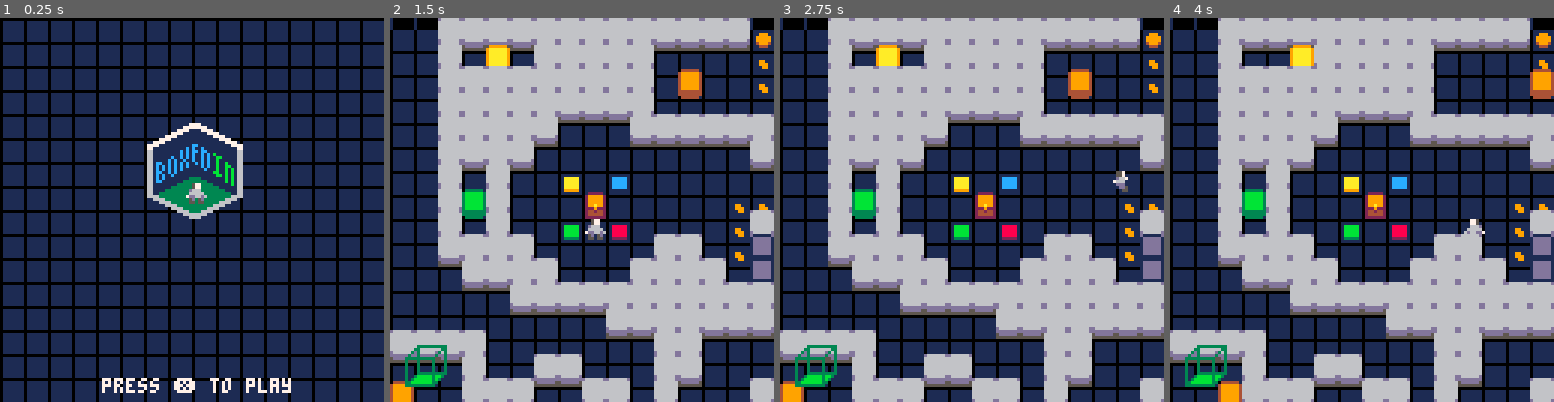
Above: before the commit, frames 1-4 (left to right).
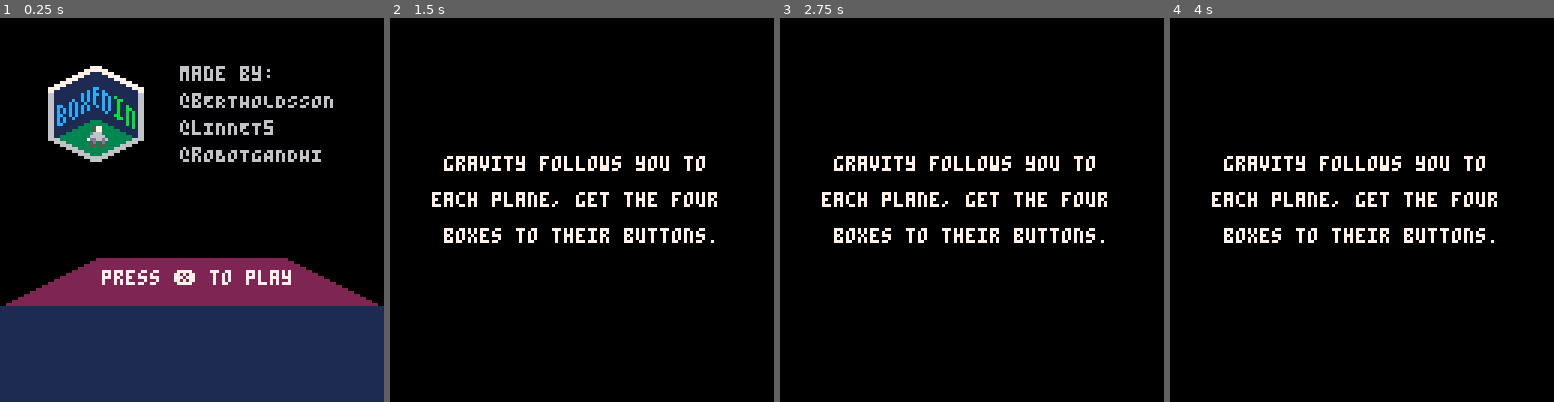
Above: after the commit, the same moments.

Repository: EmilBert/gmtkjam2025
Game: PICO-8 cartridge game.p8
Same seed, same stepped clock (60 frames per second), same inputs: the game is played once before the commit and once after it.
Inputs:
- Up to frame 1 (0.25 s): no input
- Up to frame 2 (1.5 s): tap X (X key) at 0.33, 1.07 s; tap O (Z key) at 0.7 s
- Up to frame 3 (2.75 s): hold Right 1.6-2.1 s; tap O (Z key) at 1.7, 2.1, 2.5 s; tap X (X key) at 1.85 s; hold Up 2.15-2.42 s; hold Right from 2.47 s (still down)
- Up to frame 4 (4 s): tap O (Z key) at 2.9, 3.3, 3.7 s; tap X (X key) at 2.97 s; release Right at 3.03 s; hold Left 3.08-3.58 s; hold Down 3.63-3.97 s

The runs differ from the first frame. In frame 1, 67% of the frame differs, in the area x 0-100%, y 0-100%; in frame 2, 88%; in frame 3, 88%; in frame 4, 88%.

Commit message:
Increase transition length and enhance start screen visuals
- Updated transition length from 30 to 120 frames for a smoother fade effect.
- Modified the fade drawing function to display a message instead of a simple fade.
- Removed logo animation and replaced it with a static logo display.
- Added names of contributors to the right of the logo.
- Improved the play prompt with a dark blue banner for better visibility.

Diff:
--- a/game.p8
+++ b/game.p8
@@ -20,12 +20,12 @@
 0000000066666666499999941dddddd1000000000000000065550000000000000000000000000000033333333330000003333333333000000333333333300000
 00000000d666666d4999999411111111000000000000000000000000000000000000000000000000000000000000000000000000000000000000000000000000
 00000000dddddddd4444444411111111000000000000000000000000000000000000000000000000000000000000000000000000000000000000000000000000
-000000005dddddd54444444411111111000000000000000000000000000000000000000000000000000003333333333000000333333333300000033333333330
-000000005555555504444440111111110009990000aaaaa000bbbbb000ccccc0008888800000000000003300000003300000330000000330000033bbbbbbb330
-000000000000000000000000000000000099999000aaaaa000bbbbb000ccccc0008888800000000000030300000030300003b300000030300003bbbbbbbb3030
-000000000000000000000000000000000099999000aaaaa000bbbbb000ccccc000888880000000000030030000030030003bb30000030030003bbbbbbbb30030
-000000000000000000000000000000000049994000aaaaa000bbbbb000ccccc00088888000000000033333333330003003333333333000300333333333300030
-0000000000000000000000000000000000044400009999900033333000111110002222200000000003bbbbbbbb30003003bbb300003000300300030000300030
+000000005dddddd544444444111111110009990000aaaaa000bbbbb000ccccc00088888000000000000003333333333000000333333333300000033333333330
+000000005555555504444440111111110099999005aaaaa505bbbbb505ccccc5058888850000000000003300000003300000330000000330000033bbbbbbb330
+000000000000000000000000000000000599999505aaaaa505bbbbb505ccccc5058888850000000000030300000030300003b300000030300003bbbbbbbb3030
+000000000000000000000000000000000549994505aaaaa505bbbbb505ccccc505888885000000000030030000030030003bb30000030030003bbbbbbbb30030
+00000000000000000000000000000000005444500599999505333335051111150522222500000000033333333330003003333333333000300333333333300030
+0000000000000000000000000000000000055500005555500055555000555550005555500000000003bbbbbbbb30003003bbb300003000300300030000300030
 0000000000000000000000000000000000000000000000000000000000000000000000000000000003bbbbbbbb30003003bbb300003000300300030000300030
 0000000000000000000000000000000000000000000000000000000000000000000000000000000003bbbbbbbb30003003bbb300003000300300030000300030
 0000000000000000000000000000000000000000000000000000000000000000000000000000000003bbbbbbbb30003003bbb300003000300300030000300030
@@ -234,9 +234,9 @@
 0000000000000000000000000000000000000000000000000000000000000000000000000000000000000000000000000000000000000000000000000000000000000000000000000000000000000000000000000000000000000000000000000000000000000000000000000000000000000000000000000000000000000000
 __map__
 0000111111111111111111111111112400001111111111111100111111111111000011001100000000001100001111110000001111110000111100110000001100000000000000000000000000000000111111111111000000000000000000000000000000000000000000000000000000000000000000000000000000000000
-0000110000001111111111000000001400001111111111000000000000000011140011001100000000001100001100000000001111110000111100131414142411111111111111111111111111110000111111111111000000000000000000000000000000000000000000000000000000000000000000000000000000000000
-0000111111111111111111000000001414001111111100000000000000000011140011001100000000001100001100001111111111110000111100130000000011111111111111111111111111110000111111111111111111111111111100000000000000000000000000000000000000000000000000000000000000000000
-0000111111111111111111000000000000001111111100000000000000000000141411001100000000001100001100001111111111110000111100130000000011111111111111111111111111110000111111111111111111111111111100000000000000000000000000000000000000000000000000000000000000000000
+0000110000001111111111000000001400001111111111000000000000000011000011001100000000001100001100000000001111110000111100131414142411111111111111111111111111110000111111111111000000000000000000000000000000000000000000000000000000000000000000000000000000000000
+0000111111111111111111000000001400001111111100000000000000000011000011001100000000001100001100001111111111110000111100130000000011111111111111111111111111110000111111111111111111111111111100000000000000000000000000000000000000000000000000000000000000000000
+0000111111111111111111000000001400001111111100000000000000000000141411001100000000001100001100001111111111110000111100130000000011111111111111111111111111110000111111111111111111111111111100000000000000000000000000000000000000000000000000000000000000000000
 0000111111111100000011111111111100001111111111000000000000000000111411001100001111111100001100001111111111110000111111111111111111111111111111111111111111110000111111111111111111111111111100000000000000000000000000000000000000000000000000000000000000000000
 0000111111110000000000000000001100001111111111111100111111111111111411001100000000000000001100001111110000110000110000000000000011111111111111111111111111110000000000000000000000001111111100000000000000000000000000000000000000000000000000000000000000000000
 0000110011000025002700000000000000001111111111111100000011000000001411001100000000000000001100001111110000110000111111111100000011111111111111111111111111110000111111111111111111001111111100000000000000000000000000000000000000000000000000000000000000000000
@@ -246,7 +246,7 @@
 0000001111111100000011111111001300001100001100000000000000000000130000001100001100110000001100001111111111110000110000000000000000000000110000000000001111110000111111111111110011001111111100000000000000000000000000000000000000000000000000000000000000000000
 0000000000111111111111111111111100001111111111111111111111111111111111001111111100111111111100001111111111110000110000000000000011111111111111111111111111110000111111111111110011001111111100000000000000000000000000000000000000000000000000000000000000000000
 0000000000000000001111111111111100001111111111111111110000000000110000001100000000000000001100001111111111110000110000000000000011111111111111111111111111110000111111111111110011001111111100000000000000000000000000000000000000000000000000000000000000000000
-1111111100000000000000111100000000001111111111111111111111111111000000001100000000000000001100001111111111110000111111111111111111111111111111111111111111110000110000000000000000000000000000000000000000000000000000000000000000000000000000000000000000000000
+0011111100000000000000111100000000001111111111111111111111111111000000001100000000000000001100001111111111110000111111111111111111111111111111111111111111110000110000000000000000000000000000000000000000000000000000000000000000000000000000000000000000000000
 0000001100001111000000111100000000001111111111111111111111111100000000001100000000000000001100001111111111110000000000000000000011111111111111111111111111110000111311000000000011001100000000000000000000000000000000000000000000000000000000000000000000000000
 0000001111110000111100110000001100001111111111111111111111111100110000001100000000000000001100001111111111110000000000000000000011111111111111111111111111110000240011111111111111001111111111110000000000000000000000000000000000000000000000000000000000000000
 0000111111111111111111111111110000001111111111111100111111111111000011001100000000001100001111110000001111110000111100110000001100000000000000000000000000000000111111111111000000000000000000000000000000000000000000000000000000000000000000000000000000000000
--- a/main.lua
+++ b/main.lua
@@ -103,7 +103,7 @@
 game_state = "start" -- 'start', 'transition', or 'play'
 logo_anim_timer = 0
 transition_timer = 0
-transition_length = 30 -- frames for fade
+transition_length = 120 -- frames for fade
 
 function _init()
     -- Populate wall lookup for predefined tiles
@@ -577,12 +577,18 @@
 
 -- Draw a fade-out effect (black rectangle with alpha)
 function draw_fade(amount)
-    -- amount: 0 (no fade) to 1 (full black)
-    local steps = 8
-    for i=0,steps-1 do
-        local a = amount * (i+1)/steps
-        rectfill(0, 0, 127, 127, 0)
-        -- PICO-8 doesn't support alpha, so just draw black rectangles repeatedly for a simple fade
+    cls(0) -- Clear the screen with black
+    local msgs = {
+        "gravity follows you to ",
+        "each plane, get the four ",
+        "boxes to their buttons."
+
+    }
+    local y_start = 64 - (#msgs * 6) // 2
+    for i, msg in ipairs(msgs) do
+        local x = 64 - (#msg * 2)
+        local y = y_start + (i - 1) * 12
+        print(msg, x, y, 7)
     end
 end
 
@@ -600,25 +606,18 @@
     end
 end
 
+
 function draw_start_screen()
     cls()
-
-    for x=0,MAP_SIZE_IN_TILES-1 do
-
-        for y=0,MAP_SIZE_IN_TILES-1 do
-            spr(8, x*8, y*8)
-        end
-    end
-
-    -- Animate logo with a smooth floating effect
-    local t = logo_anim_timer / 40
-    local float_y = sin(t) * 5
-    local float_x = cos(t * 0.7) * 2
-    -- Center logo (4x4 sprites, each 8x8, so 32x32 px)
+    -- Draw the first scene of the map (face 0) as background
+    local map_x = 0
+    -- Optionally, draw walls for face 0
+
+    -- Draw static logo (no animation)
     local logo_w = 32
     local logo_h = 32
-    local logo_x = 64 - logo_w/2 + float_x
-    local logo_y = 64 - logo_h/2 + float_y - 8
+    local logo_x = 64 - logo_w/2 - 32
+    local logo_y = 64 - logo_h/2 - 32
     -- Draw logo
     for row=0,3 do
         for col=0,3 do
@@ -626,10 +625,29 @@
             spr(spr_id, logo_x + col*8, logo_y + row*8)
         end
     end
-    -- Play prompt at the bottom
+
+    -- Draw 3 names in a column to the right of the logo
+    local names = {"made by:","@bERTHOLDSSON", "@lINNET5", "@rOBOTGANDHI"}
+    local name_x = logo_x + logo_w + 12
+    local name_y = logo_y
+    for i, name in ipairs(names) do
+        print(name, name_x, name_y + (i-1)*9, 6)
+    end
+
+    -- Play prompt in a dark blue banner, higher up
     local prompt = "press ❎ to play"
     local prompt_x = 64 - (#prompt*2)//2
-    print(prompt, prompt_x, 120, 7)
+    local prompt_y = 84
+    -- Draw dark blue banner (color 1) behind the prompt
+    for i=0,16 do
+        local y = prompt_y+12-i
+        local w = 127-(i*2)
+        rectfill(i*2, y, w, y, 2)
+    end
+    rectfill(0, prompt_y+12, 127, prompt_y+60, 1)
+    if (flr(logo_anim_timer/20)%2==0) then
+        print(prompt, prompt_x, prompt_y, 7)
+    end
 end
 
 
Not shown, changed: the thumbnail (__label__) section of game.p8
